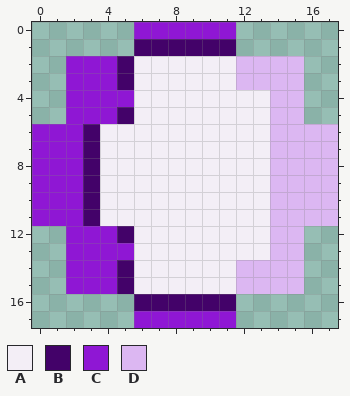
File history of a pixel-art sprite, Game/data/enemyprojectile_3.png. The picture above was drawn from the file before the commit.
The file is 90x90 pixels, drawn in blocks of 5x5; one block is one cell here. Colours within 5 levels of each other are drawn and written as one.
Palette (. is transparent): A #f3eef6  B #430269  C #8f17d4  D #dcb7f2
Pixels before, first column x 0:
 0 ......CCCCCC......
 1 ......BBBBBB......
 2 ..CCCBAAAAAADDDD..
 3 ..CCCBAAAAAADDDD..
 4 ..CCCCAAAAAAAADD..
 5 ..CCCBAAAAAAAADD..
 6 CCCBAAAAAAAAAADDDD
 7 CCCBAAAAAAAAAADDDD
 8 CCCBAAAAAAAAAADDDD
 9 CCCBAAAAAAAAAADDDD
10 CCCBAAAAAAAAAADDDD
11 CCCBAAAAAAAAAADDDD
12 ..CCCBAAAAAAAADD..
13 ..CCCCAAAAAAAADD..
14 ..CCCBAAAAAADDDD..
15 ..CCCBAAAAAADDDD..
16 ......BBBBBB......
17 ......CCCCCC......
Now the later version:
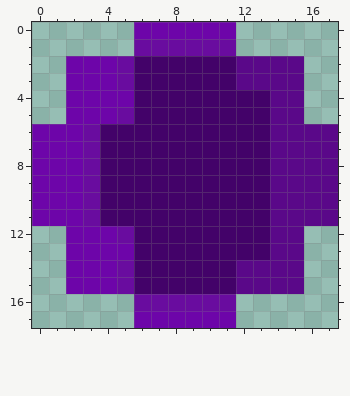
Changes in this commit:
Colour A changes from #f3eef6 to #430269.
Colour B changes from #430269 to #690c9f.
Colour C changes from #8f17d4 to #6d05a9.
Colour D changes from #dcb7f2 to #5a0889.
Pixel boxes of the changes (left, top, right, bottom) in both pictures:
changed: (32, 22, 338, 328)
